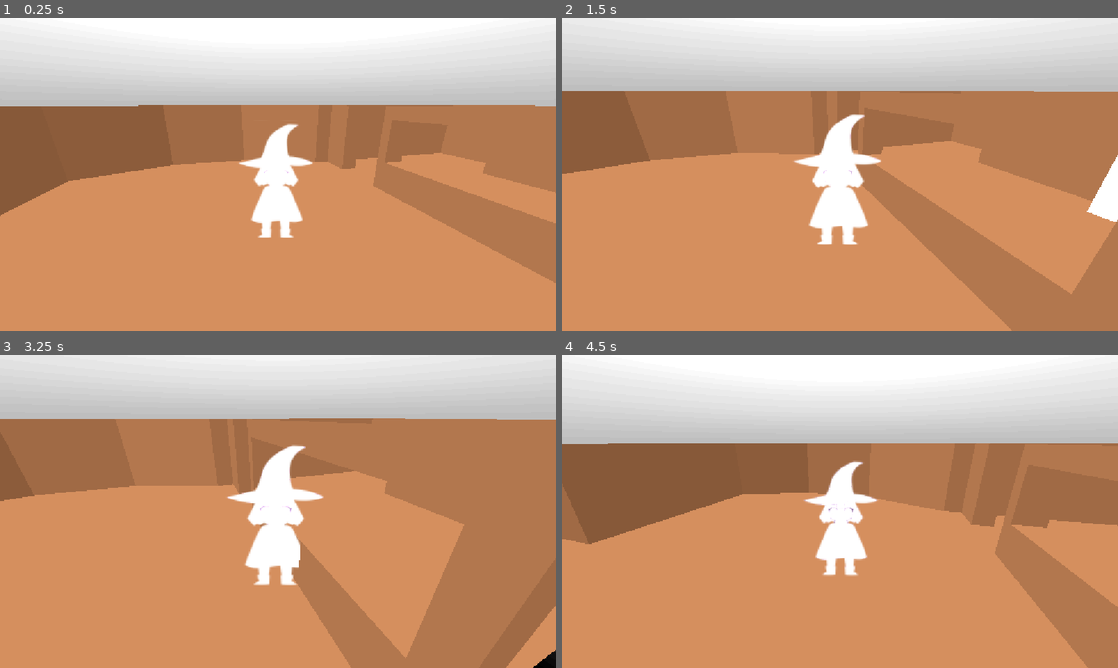
Above: before the commit, frames 1-4 (two rows, left to right).
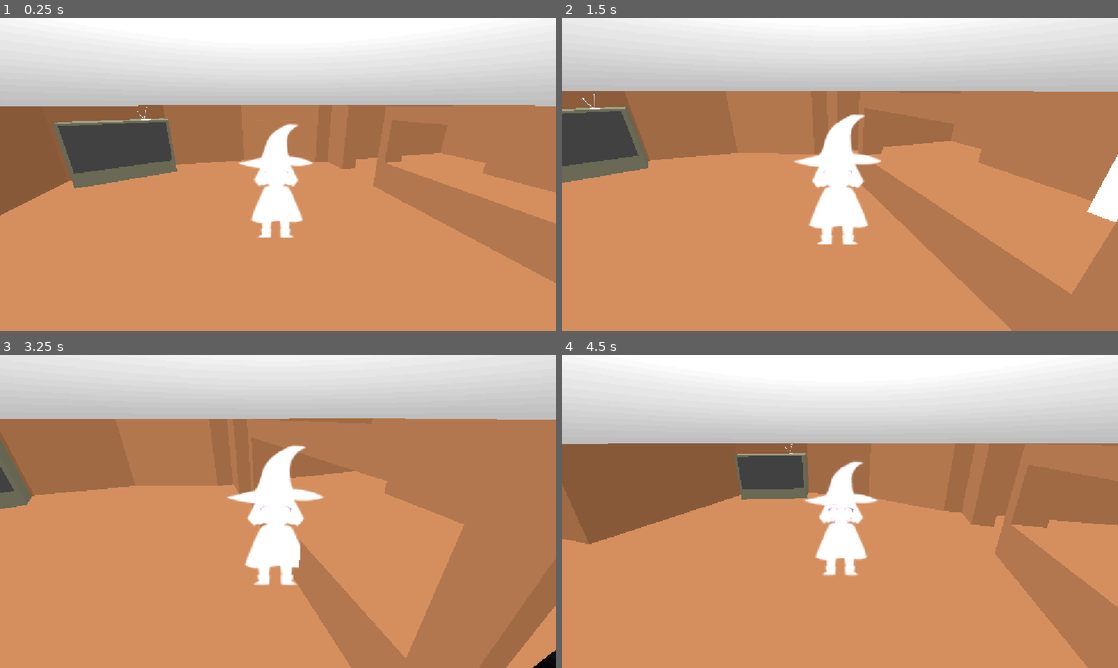
Above: after the commit, the same moments.

Repository: csk2q/OneRoom-Team3
Game: Godot game, scene res://Scenes/Apartment.tscn
Two runs of this game, one before a commit and one after it. Both use one fixed random seed, a clock stepped at 60 frames per second and the inputs below. The engine's default icon, where the game draws it, is replaced by a stand-in: a white triangle on a blue panel in a dark square.
Inputs:
- Up to frame 1 (0.25 s): no input
- Up to frame 2 (1.5 s): tap Enter (ui_accept) at 0.5, 0.77 s; hold D (move_right) 0.53-1.28 s; tap E (interact) at 0.6, 1.35 s; hold S (move_down) from 1.28 s (still down)
- Up to frame 3 (3.25 s): tap Enter (ui_accept) at 1.52, 2.75, 3.02 s; release S (move_down) at 2.03 s; hold D (move_right) 2.03-2.78 s; tap E (interact) at 2.1, 2.85 s; hold W (move_up) from 2.78 s (still down)
- Up to frame 4 (4.5 s): release W (move_up) at 3.53 s; hold A (move_left) from 3.53 s (still down); tap E (interact) at 3.6, 4.35 s; tap Enter (ui_accept) at 3.77 s

The runs differ from the first frame. In frame 1, 3.9% of the frame differs, in the area x 9-32%, y 28-55%; in frame 2, 3.1%; in frame 3, 0.7%; in frame 4, 1.8%.
Error after the commit: Parse Error: The "export" keyword was removed in Godot 4. Use an export annotation ("@export", "@export_range", etc.) instead. (res://Scripts/tv.gd:2)

Commit message:
added Television. Started tv script

Diff:
--- /dev/null
+++ b/one-party-2-save/Assets/3DModels (glbs)/Materials/box_material.tres
@@ -0,0 +1,4 @@
+[gd_resource type="StandardMaterial3D" format=3 uid="uid://dgqrqewrivown"]
+
+[resource]
+albedo_color = Color(0.27058825, 0.27058825, 0.2, 1)
--- /dev/null
+++ b/one-party-2-save/Assets/3DModels (glbs)/Materials/screen_material.tres
@@ -0,0 +1,4 @@
+[gd_resource type="StandardMaterial3D" format=3 uid="uid://2tr7katbyuom"]
+
+[resource]
+albedo_color = Color(0.1254902, 0.1254902, 0.1254902, 1)
--- a/one-party-2-save/Scenes/Apartment.tscn
+++ b/one-party-2-save/Scenes/Apartment.tscn
@@ -8,6 +8,8 @@
 [ext_resource type="Script" uid="uid://b7dvdcdqd1n0q" path="res://Scripts/PlayerInteractor.gd" id="5_pmbmx"]
 [ext_resource type="Script" uid="uid://c5wx8xc44xc57" path="res://Scripts/fridge.gd" id="7_0urwd"]
 [ext_resource type="PackedScene" uid="uid://b8qljgoo0toeq" path="res://Scenes/Interact.tscn" id="8_0urwd"]
+[ext_resource type="PackedScene" uid="uid://c683y7g72vip8" path="res://Assets/3DModels (glbs)/Television_v4.glb" id="9_a7gwu"]
+[ext_resource type="Script" uid="uid://sexgjsge1ucf" path="res://Scripts/tv.gd" id="10_sij3n"]
 
 [sub_resource type="Gradient" id="Gradient_shpx8"]
 offsets = PackedFloat32Array(0.2769231, 1)
@@ -79,6 +81,8 @@
 [sub_resource type="BoxShape3D" id="BoxShape3D_w4rxb"]
 size = Vector3(2.03175, 3.268, 2.1869483)
 
+[sub_resource type="BoxMesh" id="BoxMesh_g4v7s"]
+
 [node name="Apartment" type="Node3D" unique_id=796389692]
 
 [node name="Geometry" parent="." unique_id=1433729099 instance=ExtResource("1_shpx8")]
@@ -135,6 +139,24 @@
 
 [node name="AudioStreamPlayer3D" type="AudioStreamPlayer3D" parent="Fridge" unique_id=1560689090]
 
+[node name="Television_v4" parent="." unique_id=1049632088 instance=ExtResource("9_a7gwu")]
+transform = Transform3D(0.288004, 0, -0.7463603, 0, 0.79999983, 0, 0.7463603, 0, 0.288004, -6.974087, 4.7683716e-07, -8.20478)
+
+[node name="MeshInstance3D" type="MeshInstance3D" parent="Television_v4" unique_id=822357588]
+transform = Transform3D(0.9999998, 0, -5.9604645e-08, 0, 1, 0, 5.9604645e-08, 0, 0.9999998, 0, 0, 0)
+mesh = SubResource("BoxMesh_g4v7s")
+script = ExtResource("10_sij3n")
+
+[node name="Interact" parent="Television_v4/MeshInstance3D" unique_id=1937824276 instance=ExtResource("8_0urwd")]
+transform = Transform3D(1, 0, 0, 0, 1, 0, 0, 0, 1, -0.79196835, -0.2914791, 0.017787218)
+
+[node name="StaticBody3D" type="StaticBody3D" parent="Television_v4/MeshInstance3D" unique_id=1533812007]
+
+[node name="CollisionShape3D" type="CollisionShape3D" parent="Television_v4/MeshInstance3D/StaticBody3D" unique_id=157856703]
+transform = Transform3D(1, 0, 0, 0, 0.9999321, 0.011653873, 0, -0.011653873, 0.9999321, 0.36035728, 0.49346066, 0.021255016)
+shape = SubResource("BoxShape3D_w4rxb")
+debug_color = Color(0, 0.6, 0.69803923, 0.8627451)
+
 [connection signal="player_click" from="Fridge/Interact" to="Fridge" method="say"]
 [connection signal="player_click_press" from="Fridge/Interact" to="Fridge" method="setColor" binds= [Color(0.76247567, 0.39677578, 0.09194263, 1)]]
 [connection signal="player_click_release" from="Fridge/Interact" to="Fridge" method="setColor" binds= [Color(1, 1, 1, 1)]]
@@ -142,3 +164,4 @@
 [connection signal="player_left" from="Fridge/Interact" to="Fridge" method="set_outline" binds= [false]]
 
 [editable path="Fridge/Interact"]
+[editable path="Television_v4/MeshInstance3D/Interact"]
--- /dev/null
+++ b/one-party-2-save/Scripts/tv.gd
@@ -0,0 +1,30 @@
+extends MeshInstance3D
+export say_str
+
+# Called when the node enters the scene tree for the first time.
+func _ready():
+	pass # Replace with function body.
+
+
+# Called every frame. 'delta' is the elapsed time since the previous frame.
+func _process(_delta):
+	pass
+
+func say():
+	print("TV: Spooky TV Guy")
+
+func setColor(color: Color):
+	var mat: StandardMaterial3D = get_surface_override_material(0)
+	mat.albedo_color = color
+
+
+func set_outline(on: bool):
+	var mat: StandardMaterial3D = get_surface_override_material(0)
+	if on:
+		#mat.stencil_mode = BaseMaterial3D.STENCIL_MODE_OUTLINE
+		mat.stencil_outline_thickness = 0.03
+		pass
+	else:
+		#mat.stencil_mode = BaseMaterial3D.STENCIL_MODE_DISABLED
+		mat.stencil_outline_thickness = 0
+		pass
Binary file removed: one-party-2-save/Assets/3DModels (glbs)/Television.glb
Binary file added: one-party-2-save/Assets/3DModels (glbs)/Television_v2.glb
Not shown, added: one-party-2-save/Assets/3DModels (glbs)/Television_v2.glb.import
Binary file added: one-party-2-save/Assets/3DModels (glbs)/Television_v4.glb
Not shown, added: one-party-2-save/Assets/3DModels (glbs)/Television_v4.glb.import
Not shown, added: one-party-2-save/Scripts/tv.gd.uid
